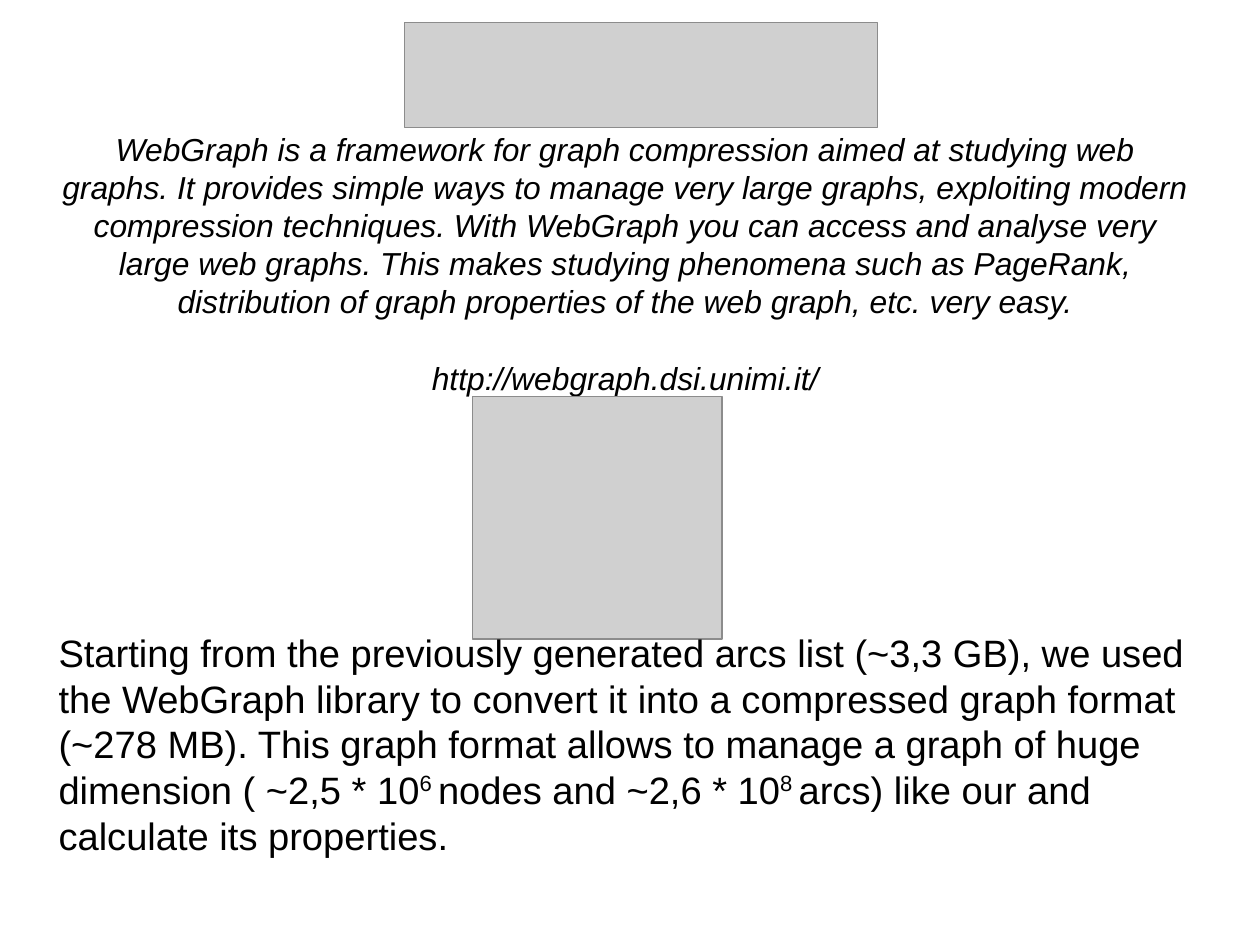
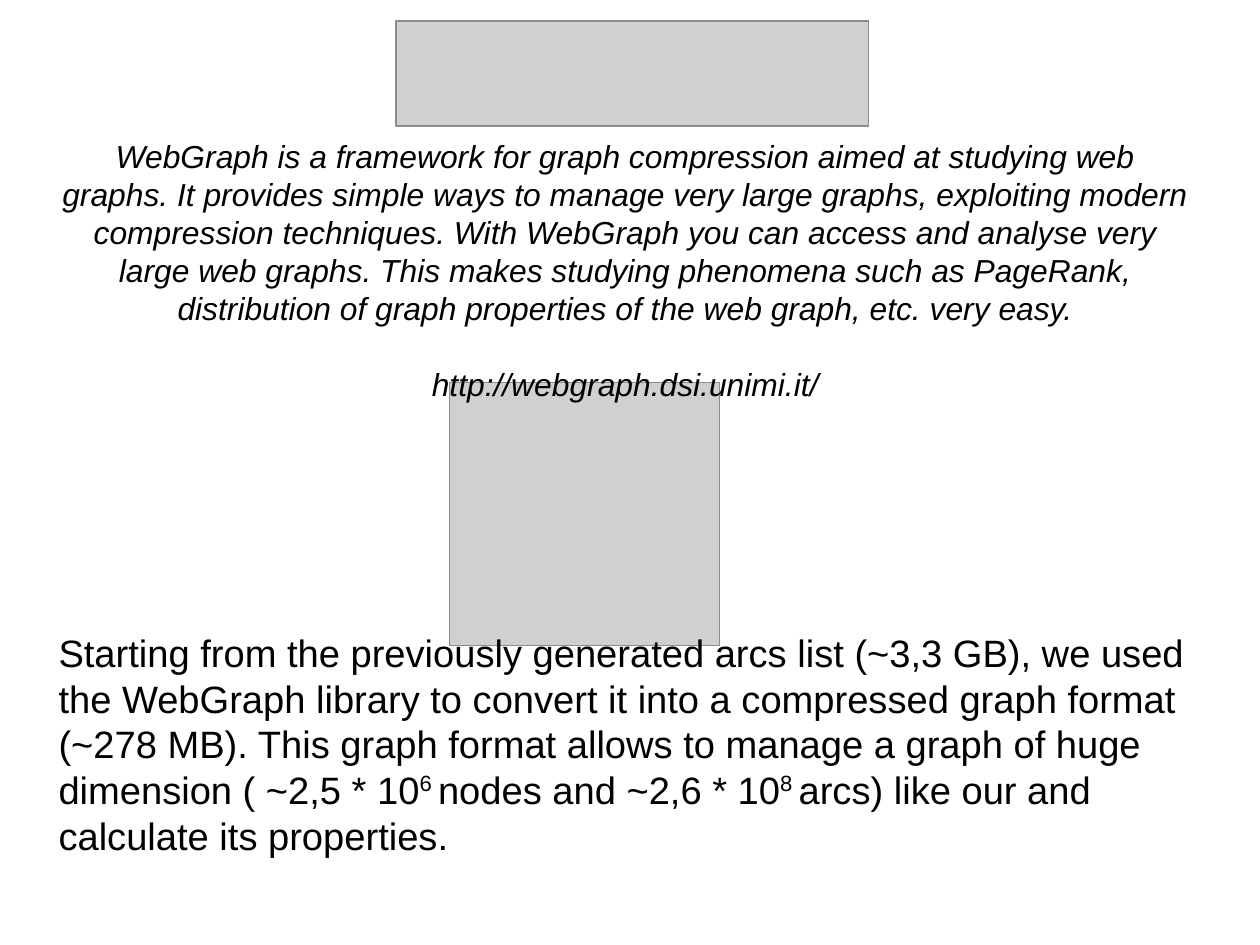
Before and after one commit to mariozz/imdb-collaboration-graph, a slide deck: slide 4 of imdb-collaboration-graph/doc/slides/presentation.odp (slide 5 before the commit). Drawn at 1260x945 pixels with LibreOffice and Linux fonts; fonts in the diff are those of the drawing; grey boxes stand for pictures. Boxes give left, top, right and bottom in pixels: in the first picture for what was removed or moved away, otherwise in the second. Text is boxed around its words. In the diff, an @@ line names an element or a change of style, - is before the commit and + after.

```diff
--- a/imdb-collaboration-graph/doc/slides/presentation.odp
+++ b/imdb-collaboration-graph/doc/slides/presentation.odp
@@ picture: place and size @@
-picture at [405,23,878,128]
+picture at [396,21,869,126]
@@ title "WebGraph is a framework for ...": place and size @@
-title "WebGraph is a framework for ..." at [62,138,1187,395]
+title "WebGraph is a framework for ..." at [62,145,1187,402]
@@ picture: place and size @@
-picture at [472,397,721,639]
+picture at [449,383,720,646]
```
Also in this commit, not shown: 4 other slides changed, 8 slides added, 6 slides removed, 5 other files.
